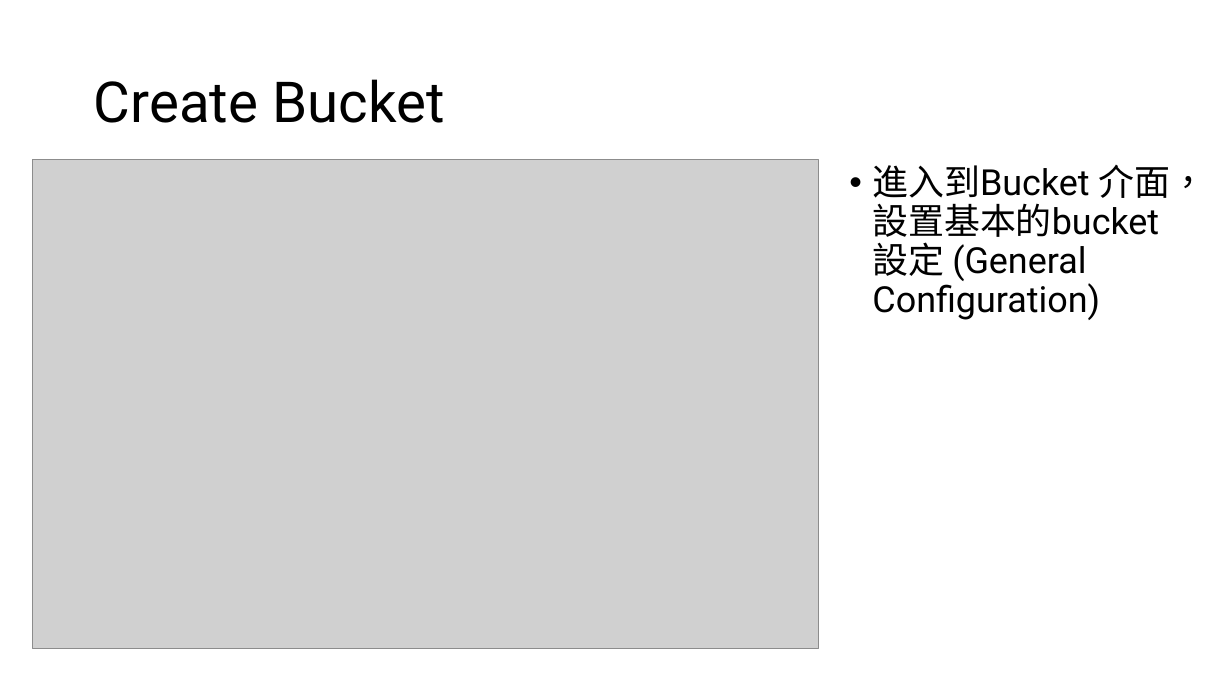
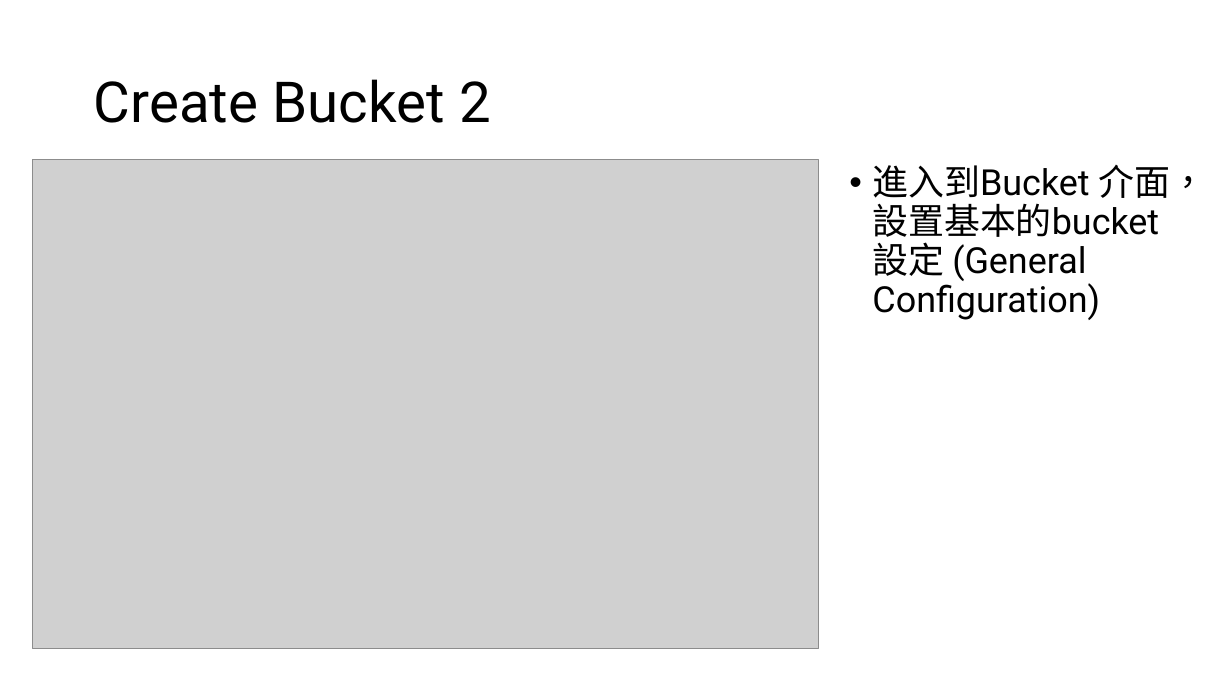
Before and after one commit to ariel055132/Notes, a slide deck: slide 5 of AWS/source/S3/S3BucketsObjects.pptx. Drawn at 1232x693 pixels with LibreOffice and Linux fonts; fonts in the diff are those of the drawing; grey boxes stand for pictures. Boxes give left, top, right and bottom in pixels: in the first picture for what was removed or moved away, otherwise in the second. Text is boxed around its words. In the diff, an @@ line names an element or a change of style, - is before the commit and + after.

Commit message:
finish working with s3 buckets and objects basics

```diff
--- a/AWS/source/S3/S3BucketsObjects.pptx
+++ b/AWS/source/S3/S3BucketsObjects.pptx
@@ title at <box>94,79,491,123</box>: text changed @@
-Create Bucket
+Create Bucket 2
```
Also in this commit, not shown: 2 other slides changed, 12 slides added.
